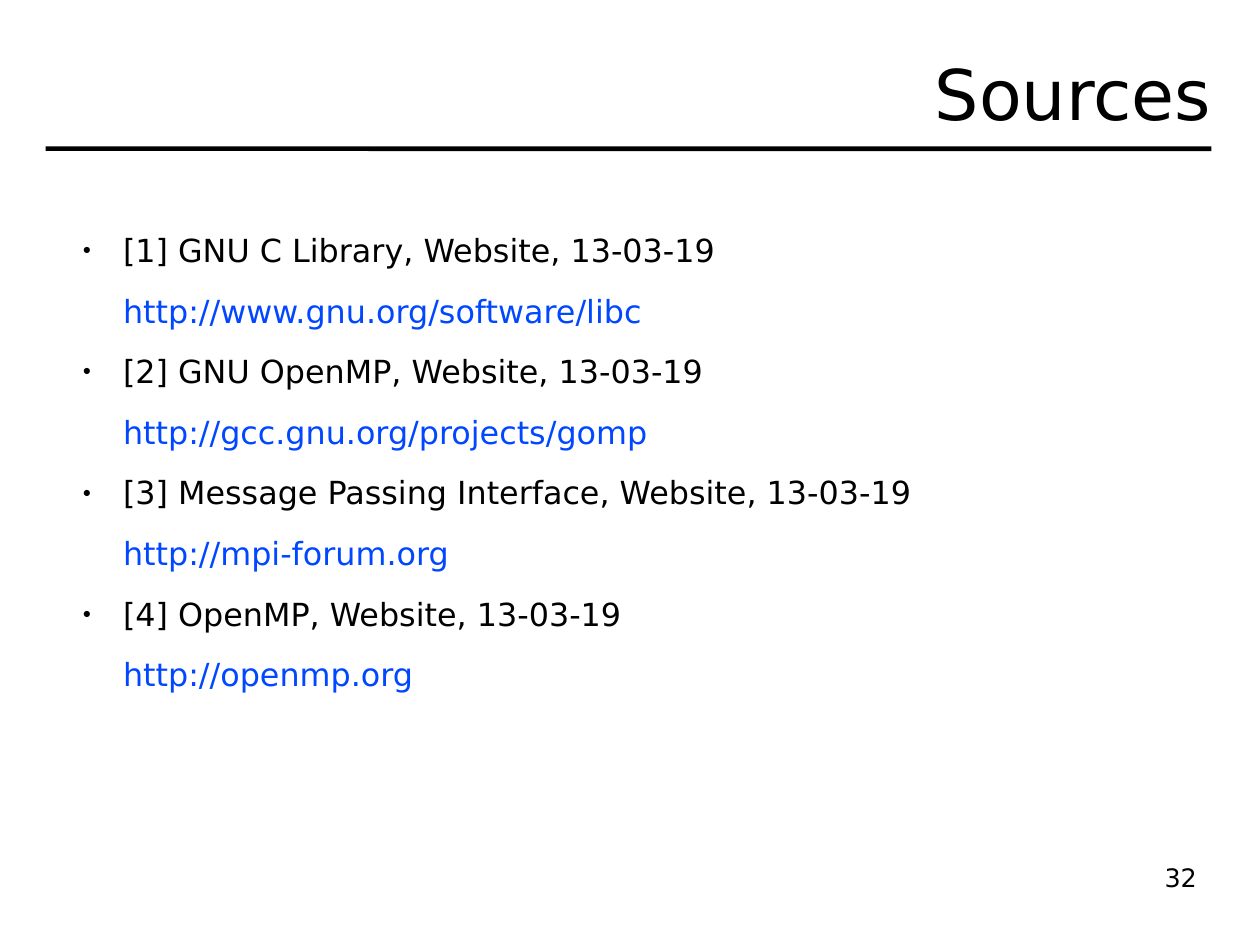
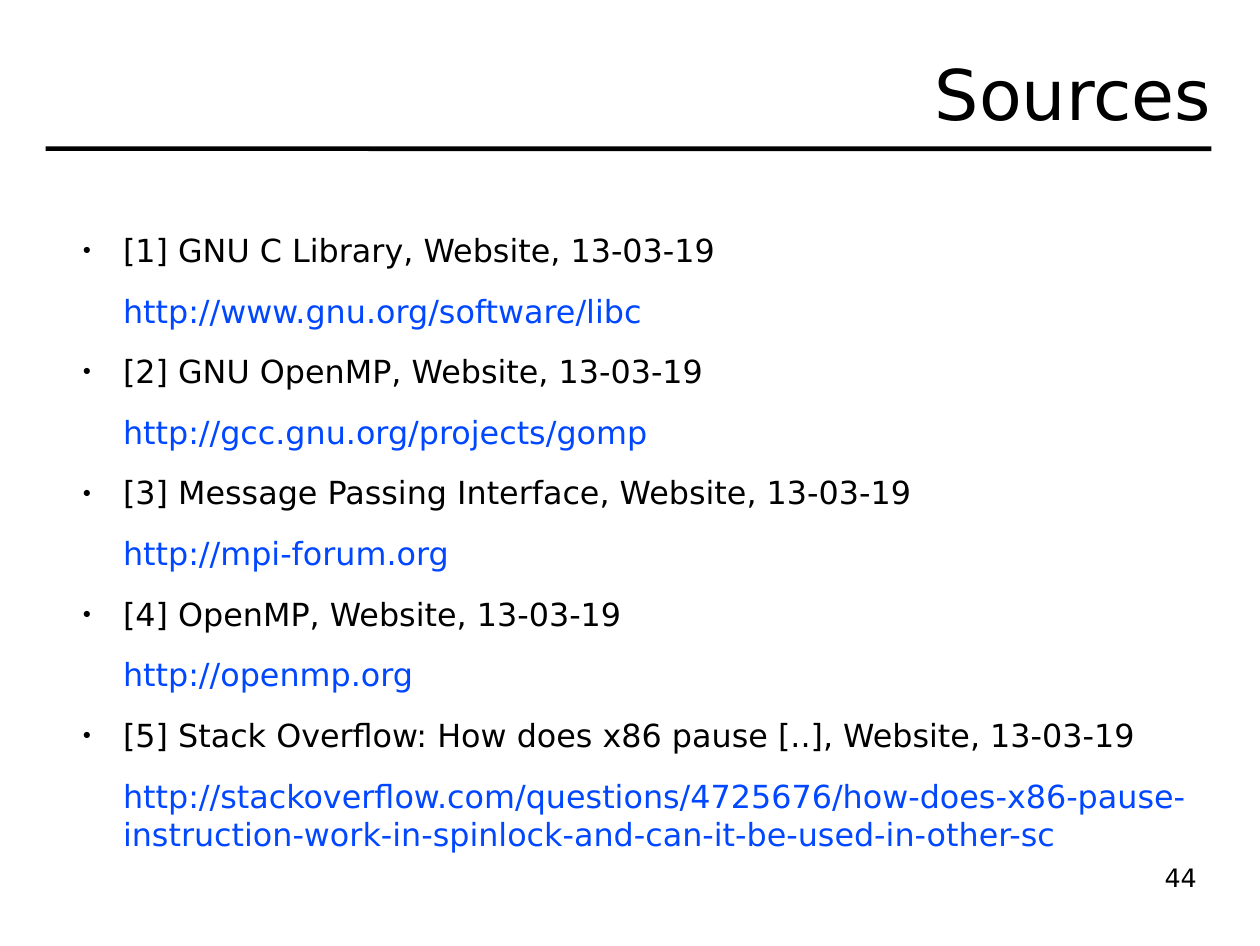
Before and after one commit to hydroo/minor-thesis-barriers, a slide deck: slide 44 of presentation/slides.odp (slide 32 before the commit). Drawn at 1260x946 pixels with LibreOffice and Linux fonts; fonts in the diff are those of the drawing. Boxes give left, top, right and bottom in pixels: in the first picture for what was removed or moved away, otherwise in the second. Text is boxed around its words. In the diff, an @@ line names an element or a change of style, - is before the commit and + after.

```diff
--- a/presentation/slides.odp
+++ b/presentation/slides.odp
@@ text at (123, 723, 1185, 853): paragraphs added @@
+● [5] Stack Overflow: How does x86 pause [..], Website, 13-03-19
+http://stackoverflow.com/questions/4725676/how-does-x86-pause-instruction-work-in-spinlock-and-can-it-be-used-in-other-sc
@@ page number at (1165, 868, 1197, 887): text changed @@
-32
+44
```
Also in this commit, not shown: 2 other slides changed, 12 slides added, 3 other files.
